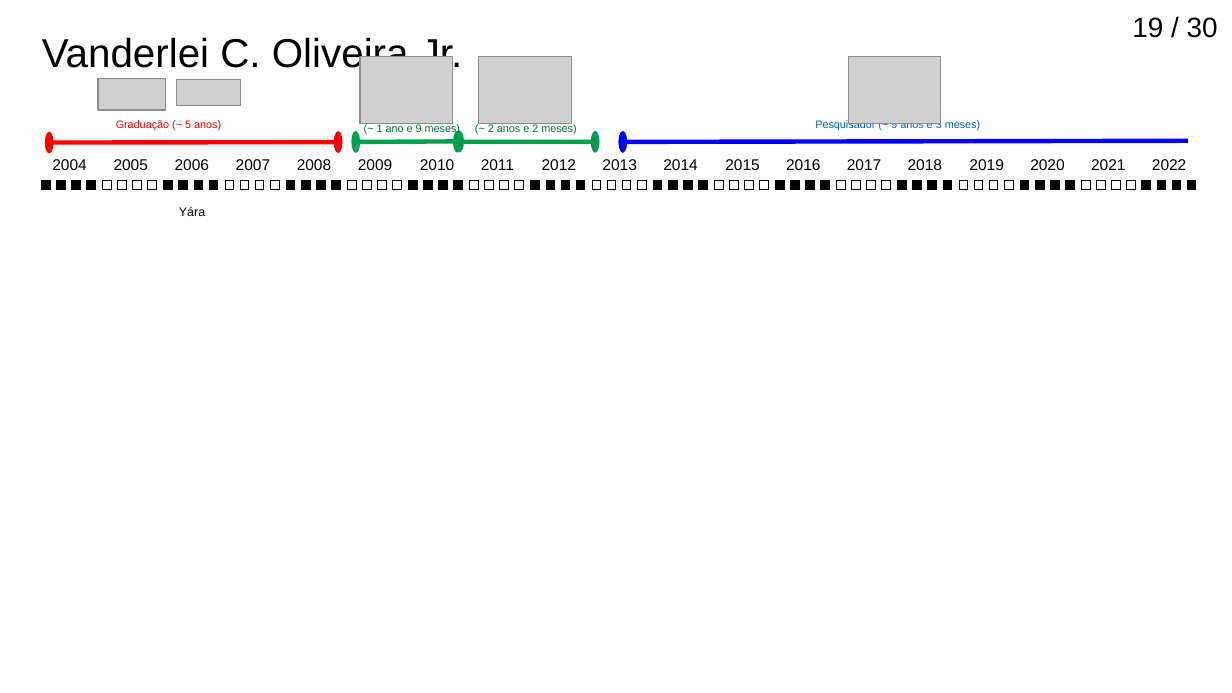
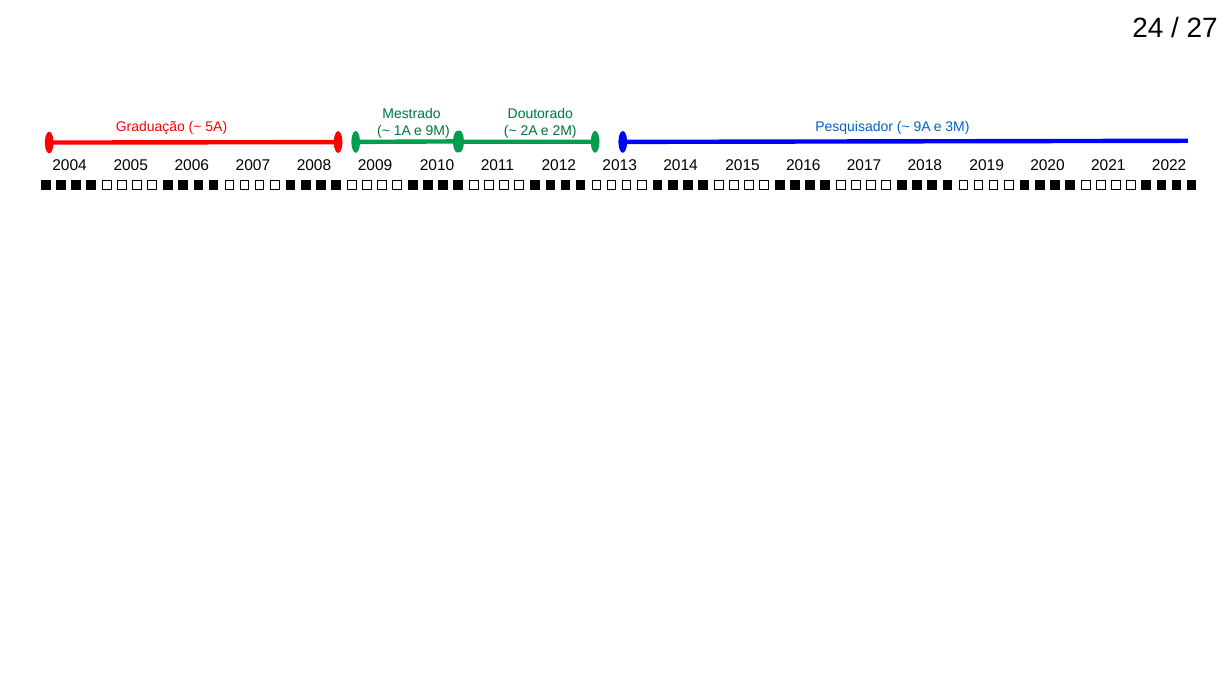
Before and after one commit to birocoles/memos, a slide deck: slide 24 of Titular_III/slides/apresentacao_titular3.odp (slide 19 before the commit). Drawn at 1232x693 pixels with LibreOffice and Linux fonts; fonts in the diff are those of the drawing; grey boxes stand for pictures. Boxes give left, top, right and bottom in pixels: in the first picture for what was removed or moved away, otherwise in the second. Text is boxed around its words. In the diff, an @@ line names an element or a change of style, - is before the commit and + after.

```diff
--- a/Titular_III/slides/apresentacao_titular3.odp
+++ b/Titular_III/slides/apresentacao_titular3.odp
@@ page number at [1132,17,1218,37]: text changed @@
-19 / 30
+24 / 27
@@ text removed at [42,37,463,75] @@
-Vanderlei C. Oliveira Jr.
@@ picture removed at [360,57,453,124] @@
@@ picture removed at [478,57,571,124] @@
@@ picture removed at [849,57,941,124] @@
@@ picture removed at [98,78,165,110] @@
@@ picture removed at [177,79,240,105] @@
@@ text "Mestrado": place and size @@
-text "Mestrado" at [377,124,460,135]
+text "Mestrado" at [382,108,450,138]
@@ text at [382,108,440,118]: size 7 to 9 pt in "Mestrado" @@
@@ text "Doutorado": place and size @@
-text "Doutorado" at [488,124,576,135]
+text "Doutorado" at [508,108,577,138]
@@ text at [508,108,573,118]: size 7 to 9 pt in "Doutorado" @@
@@ text at [116,121,227,134]: text changed; size 7 to 9 pt @@
-Graduação (~ 5 anos)
+Graduação (~ 5A)
@@ text at [394,125,450,138]: text changed; size 7 to 9 pt @@
-(~ 1 ano e 9 meses)
+(~ 1A e 9M)
@@ text at [521,125,577,138]: text changed; size 7 to 9 pt @@
-(~ 2 anos e 2 meses)
+(~ 2A e 2M)
@@ text at [815,121,969,134]: text changed; size 7 to 9 pt @@
-Pesquisador (~ 9 anos e 3 meses)
+Pesquisador (~ 9A e 3M)
@@ text removed at [179,207,205,216] @@
-Yára
```
Also in this commit, not shown: 20 other slides changed, 3 slides removed, 2 other files.
